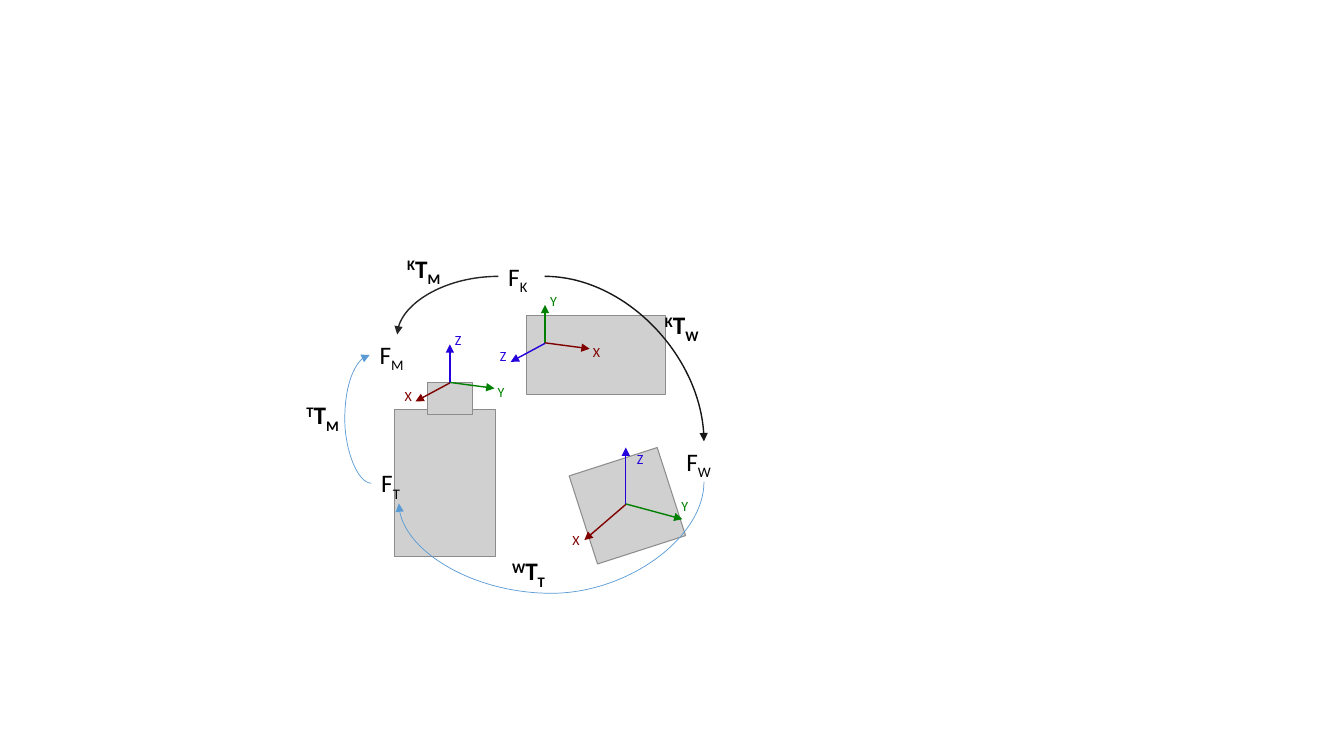
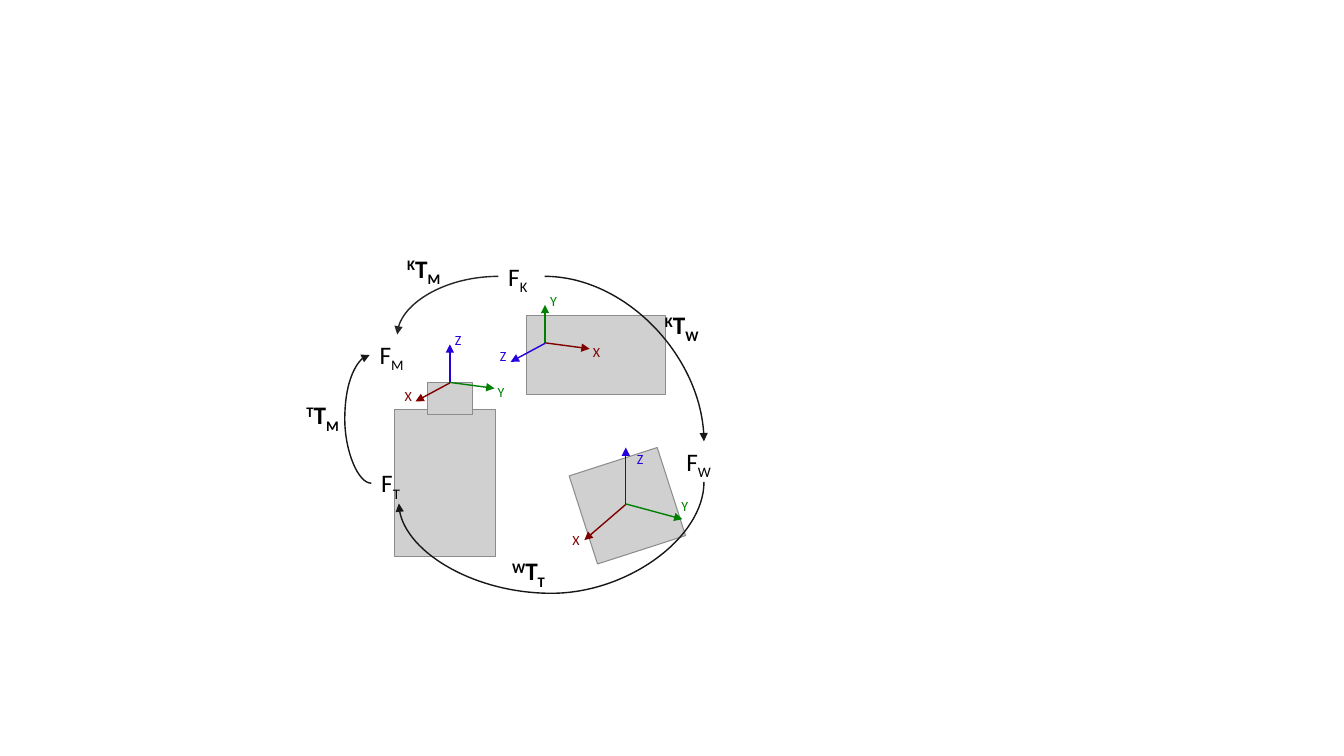
Before and after one commit to praveenv4k/indriya, a slide deck: slide 2 of docs/Misc/Pictures.pptx. Drawn at 1344x756 pixels with LibreOffice and Linux fonts; fonts in the diff are those of the drawing; grey boxes stand for pictures. Boxes give left, top, right and bottom in pixels: in the first picture for what was removed or moved away, otherwise in the second. Text is boxed around its words. In the diff, an @@ line names an element or a change of style, - is before the commit and + after.

```diff
--- a/docs/Misc/Pictures.pptx
+++ b/docs/Misc/Pictures.pptx
@@ curved arrow (371, 483) - (370, 355): stroke #5B9BD5 0.5 pt to #181717 1 pt @@
@@ curved arrow (704, 482) - (399, 504): stroke #5B9BD5 0.5 pt to #181717 1 pt @@
```
Also in this commit, not shown: 1 slide added, 6 other files.
